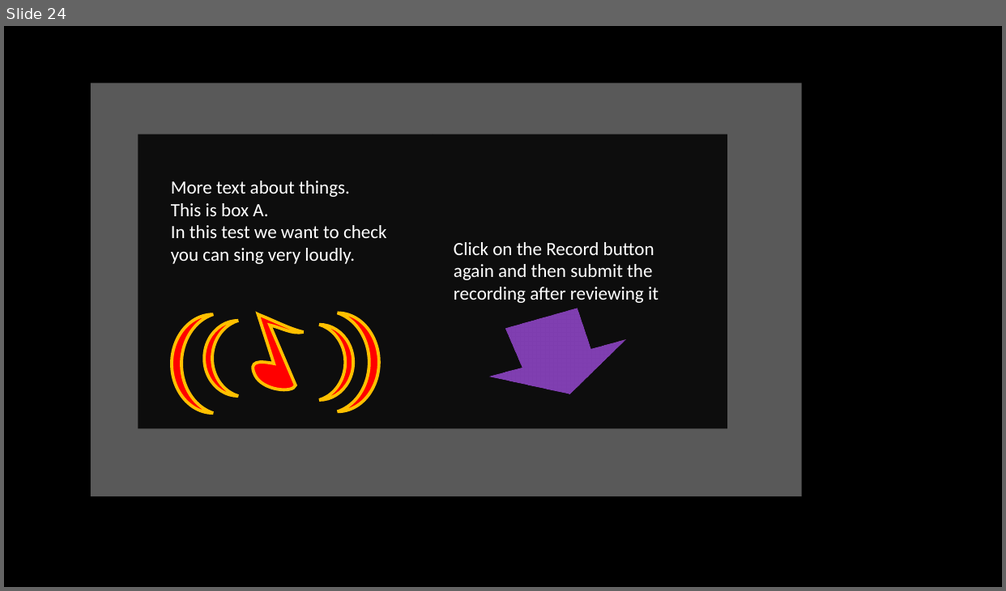
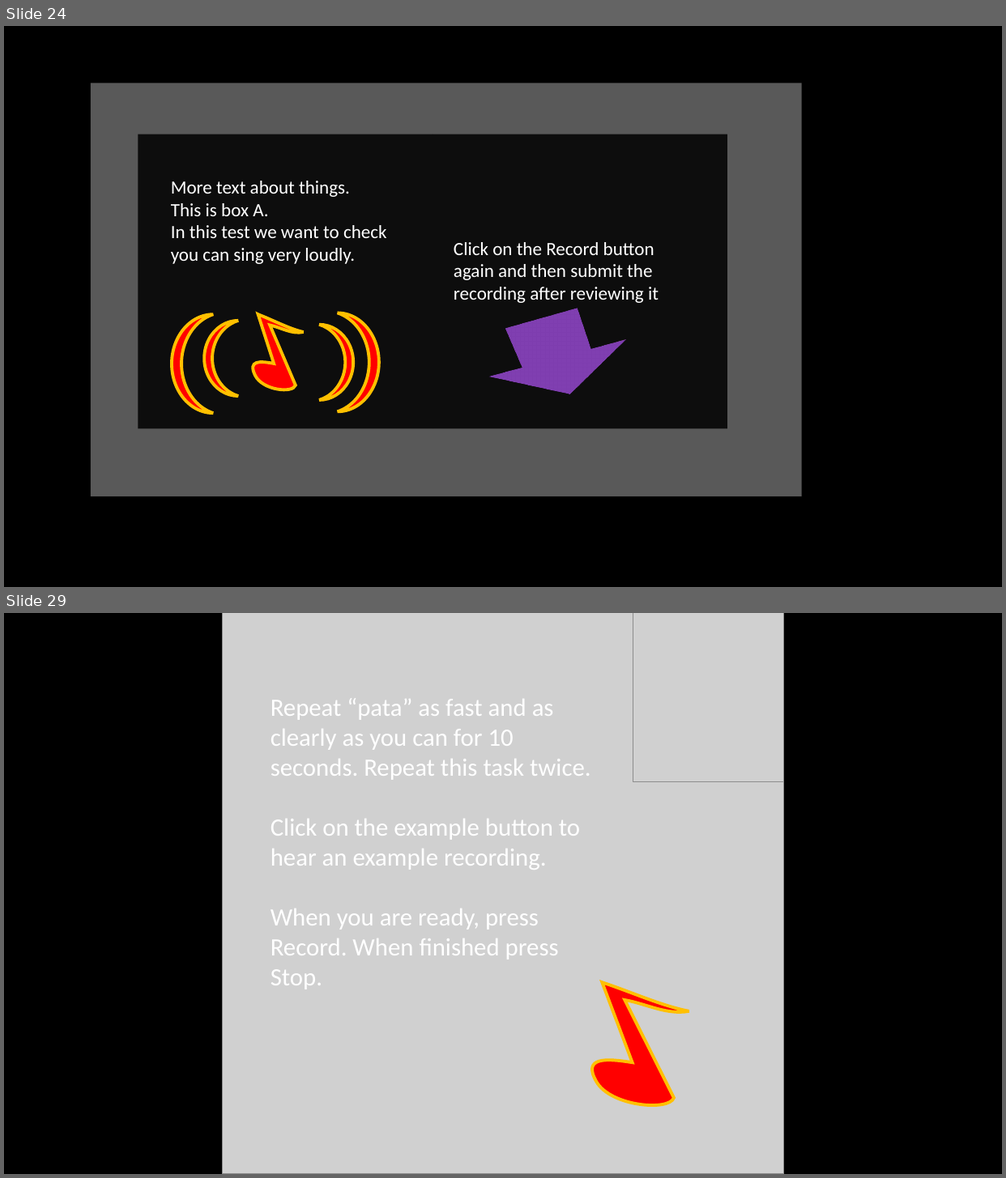
Before and after one commit to sweatysock/jock, a slide deck: design notes.pptx. Shown one above the other, each under a label of ours: slide 24 before the commit, slides 24 and 29 after it; the slides between them are not shown. The pictures are 1006x591 and 1006x1178 pixels, drawn with LibreOffice and Linux fonts; fonts in the diff are those of the drawing; grey boxes stand for pictures. Boxes give left, top, right and bottom in pixels: in the first picture for what was removed or moved away, otherwise in the second. Text is boxed around its words. In the diff, an @@ line names an element or a change of style, - is before the commit and + after.

```diff
--- a/design notes.pptx
+++ b/design notes.pptx
@@ slide 29 added at (x1=4, y1=613, x2=1002, y2=1174), background #000000 @@
@@ picture added at (x1=222, y1=613, x2=783, y2=1174) @@
@@ picture added at (x1=633, y1=613, x2=784, y2=782) @@
@@ text added at (x1=270, y1=698, x2=590, y2=990), 24 pt, text #FFFFFF @@
+Repeat “pata” as fast and as clearly as you can for 10 seconds. Repeat this task twice.
+Click on the example button to hear an example recording.
+When you are ready, press Record. When finished press Stop.
@@ freeform shape added at (x1=592, y1=983, x2=689, y2=1105), fill #FF0000, outline #FFC000 3 pt @@
```
Also in this commit, not shown: 2 slides changed, 6 other slides added, 1 slide removed, 18 other files.
